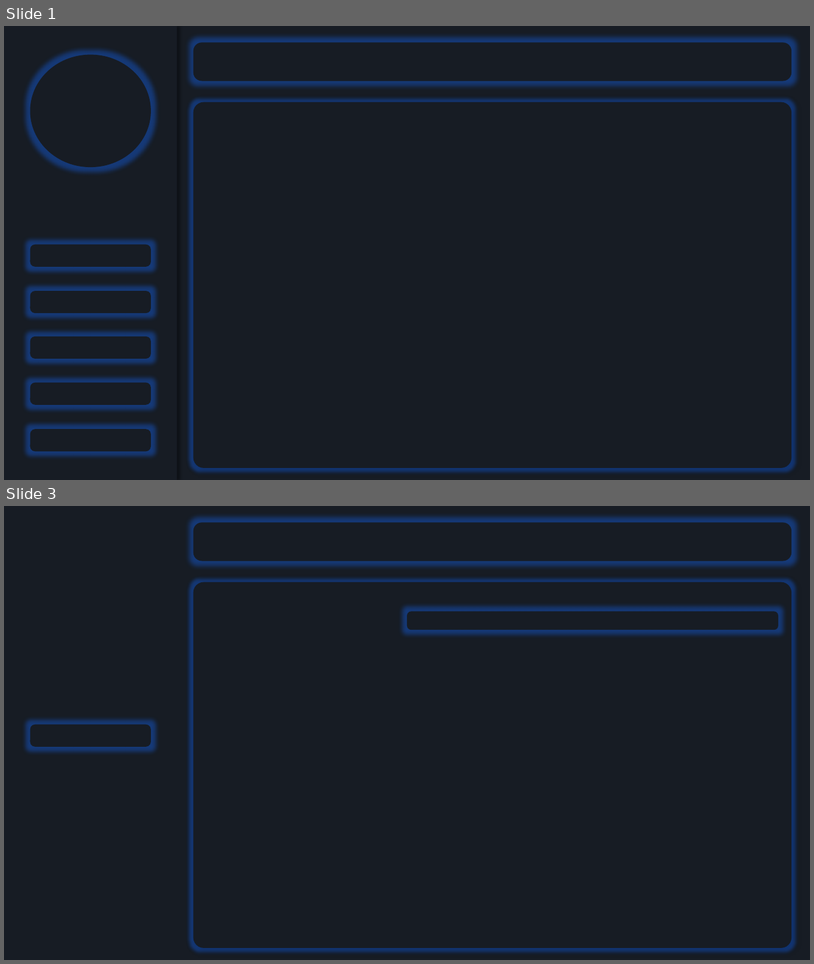
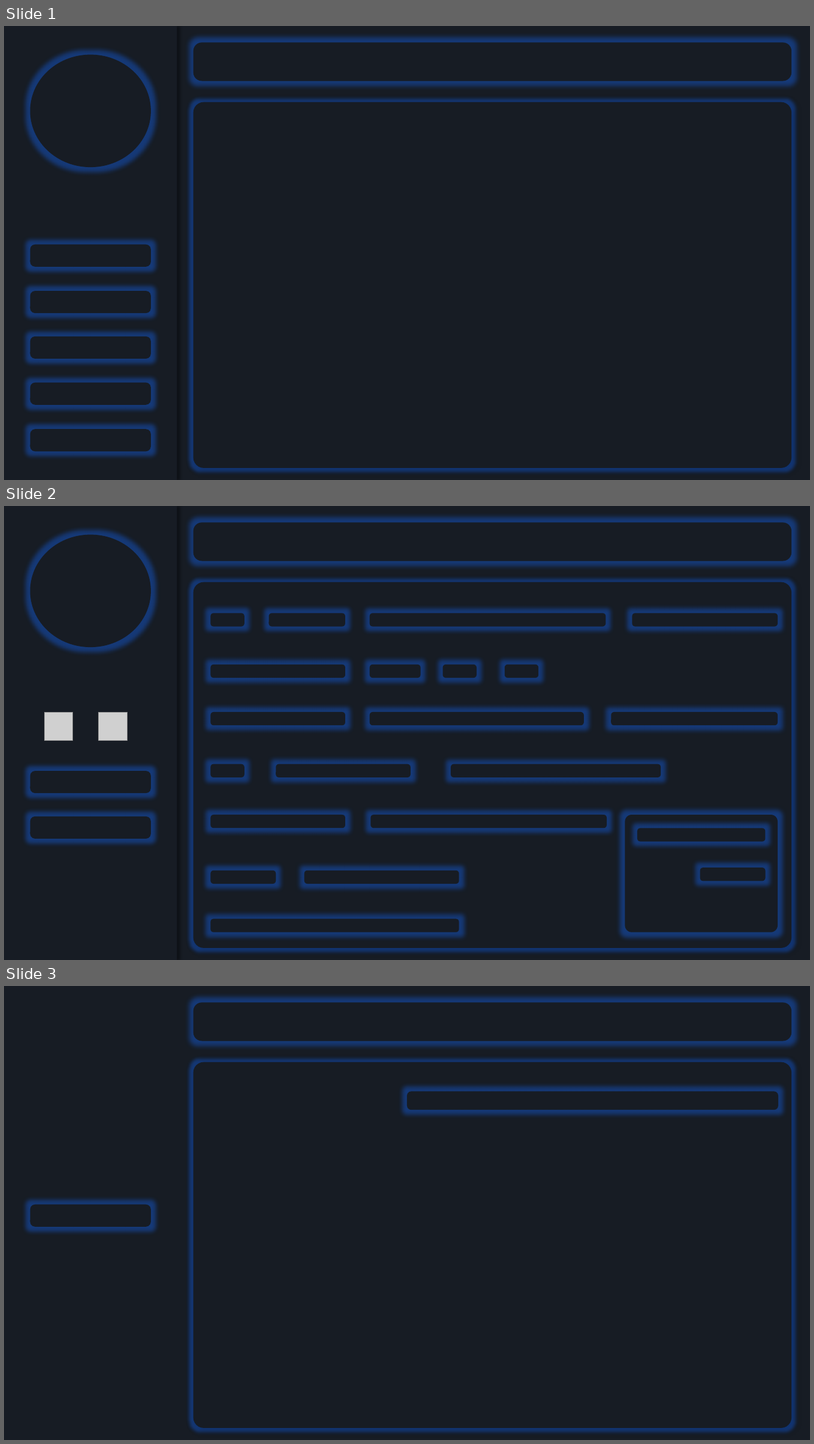
Before and after one commit to britobeatriz/cadastro_clientes, a slide deck: imagens/plano de fundo/plano de fundo.pptx. Shown one above the other, each under a label of ours: slides 1 and 3 before the commit, slides 1, 2 and 3 after it; the slides between them are not shown. The pictures are 814x964 and 814x1444 pixels, drawn with LibreOffice and Linux fonts; fonts in the diff are those of the drawing; grey boxes stand for pictures. Boxes give left, top, right and bottom in pixels: in the first picture for what was removed or moved away, otherwise in the second. Text is boxed around its words. In the diff, an @@ line names an element or a change of style, - is before the commit and + after.

```diff
--- a/imagens/plano de fundo/plano de fundo.pptx
+++ b/imagens/plano de fundo/plano de fundo.pptx
@@ slide 2 added at (4,506,810,960), background #FFFFFF @@
@@ rectangle added at (4,506,810,960), fill #171C24, outline #171C24 1 pt @@
@@ rectangle added at (4,506,177,960), fill #171C24 @@
@@ rounded rectangle added at (194,522,792,561), fill #171C24 @@
@@ ellipse added at (30,534,151,647), fill #171C24 @@
@@ rounded rectangle added at (194,582,792,948), fill #171C24 @@
@@ rounded rectangle added at (211,613,245,627), fill #171C24 @@
@@ rounded rectangle added at (269,613,345,627), fill #171C24 @@
@@ rounded rectangle added at (370,613,606,627), fill #171C24 @@
@@ rounded rectangle added at (633,613,779,627), fill #171C24 @@
@@ rounded rectangle added at (211,664,346,678), fill #171C24 @@
@@ rounded rectangle added at (370,664,421,678), fill #171C24 @@
@@ rounded rectangle added at (443,664,477,678), fill #171C24 @@
@@ rounded rectangle added at (505,664,539,678), fill #171C24 @@
@@ picture added at (45,712,73,740) @@
@@ picture added at (99,712,128,740) @@
@@ rounded rectangle added at (211,712,346,725), fill #171C24 @@
@@ rounded rectangle added at (370,712,584,725), fill #171C24 @@
@@ rounded rectangle added at (611,712,779,725), fill #171C24 @@
@@ rounded rectangle added at (30,771,151,793), fill #171C24 @@
@@ rounded rectangle added at (211,764,245,777), fill #171C24 @@
@@ rounded rectangle added at (276,764,411,777), fill #171C24 @@
@@ rounded rectangle added at (451,764,661,777), fill #171C24 @@
@@ rounded rectangle added at (30,816,151,839), fill #171C24 @@
@@ rounded rectangle added at (211,814,346,828), fill #171C24 @@
@@ rounded rectangle added at (371,814,608,828), fill #171C24 @@
@@ rounded rectangle added at (625,814,779,932), fill #171C24 @@
@@ rounded rectangle added at (638,828,766,841), fill #171C24 @@
@@ rounded rectangle added at (211,870,276,883), fill #171C24 @@
@@ rounded rectangle added at (305,870,459,883), fill #171C24 @@
@@ rounded rectangle added at (700,867,765,880), fill #171C24 @@
@@ rounded rectangle added at (211,919,459,932), fill #171C24 @@
```
Also in this commit, not shown: 1 slide removed, 2 other files.
